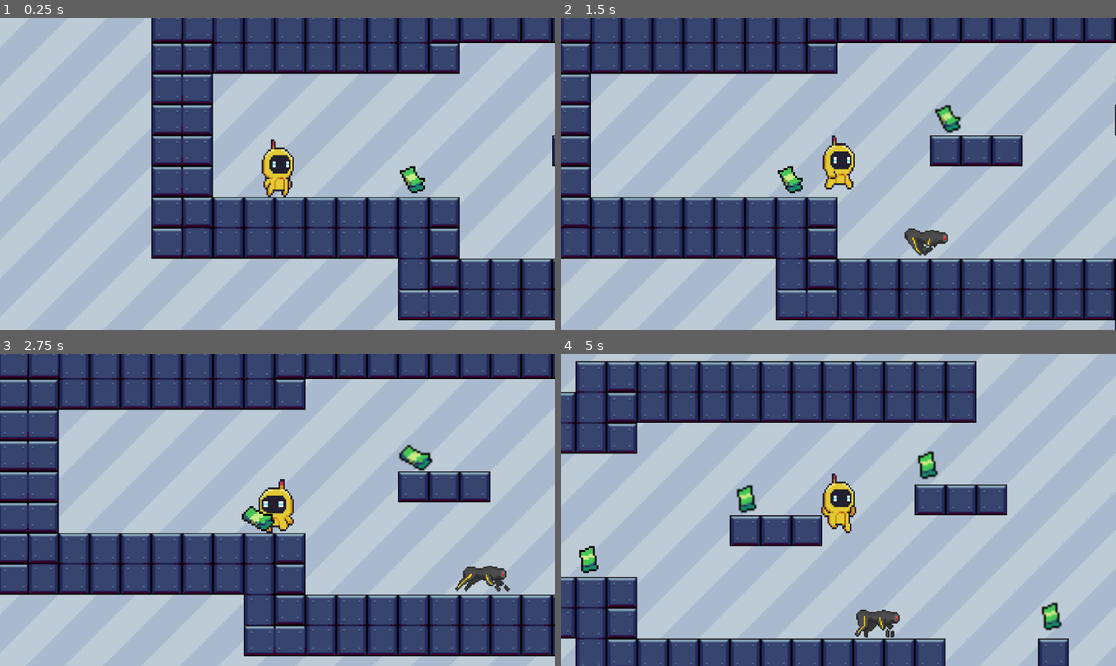
Above: before the commit, frames 1-4 (two rows, left to right).
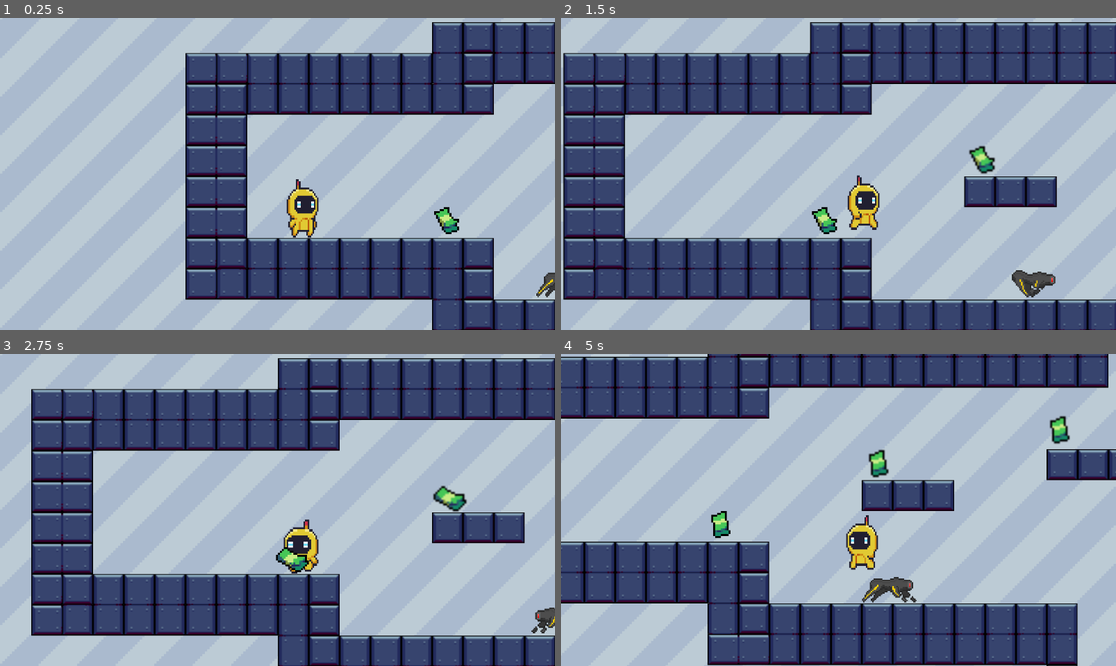
Above: after the commit, the same moments.

Repository: jmisidro/DDJD-PP
Game: Godot game, scene res://main.tscn
Two runs of this game, one before a commit and one after it. Both use one fixed random seed, a clock stepped at 60 frames per second and the inputs below.
Inputs:
- Up to frame 1 (0.25 s): no input
- Up to frame 2 (1.5 s): hold Right (right) from 0.53 s (still down); tap Space (jump) at 0.77 s
- Up to frame 3 (2.75 s): tap Space (jump) at 1.52 s; release Right (right) at 2.03 s; hold Left (left) from 2.03 s (still down)
- Up to frame 4 (5 s): release Left (left) at 2.78 s; hold Right (right) 2.78-4.28 s; tap Space (jump) at 3.02, 3.77, 4.52 s; hold Left (left) from 4.28 s (still down)

The runs differ from the first frame. In frame 1, 43% of the frame differs, in the area x 27-100%, y 0-100%; in frame 2, 55%; in frame 3, 57%, in the area x 0-100%, y 0-100%; in frame 4, 47%.

Commit message:
working on robodog movement

Diff:
--- a/artifact-odyssey/main.tscn
+++ b/artifact-odyssey/main.tscn
@@ -415,23 +415,24 @@
 
 [node name="TextureRect" type="TextureRect" parent="."]
 texture_filter = 1
-offset_left = -2879.0
-offset_top = -1311.0
-offset_right = -814.0
-offset_bottom = -174.0
+offset_left = -2878.0
+offset_top = -1364.0
+offset_right = -813.0
+offset_bottom = -227.0
 scale = Vector2(5, 5)
 texture = ExtResource("1_mekfi")
 stretch_mode = 1
 metadata/_edit_use_anchors_ = true
 
 [node name="Player" parent="." instance=ExtResource("1_stgxn")]
-position = Vector2(134, 272)
+position = Vector2(63, 183)
+scale = Vector2(0.995051, 1.00778)
 
 [node name="Camera2D" type="Camera2D" parent="Player"]
 position = Vector2(0, 1)
 
 [node name="RoboDob" parent="." instance=ExtResource("3_etafc")]
-position = Vector2(235, 1)
+position = Vector2(512, 320)
 
 [node name="TileMap" type="TileMap" parent="."]
 scale = Vector2(2, 2)
--- a/artifact-odyssey/scenes/main_character.tscn
+++ b/artifact-odyssey/scenes/main_character.tscn
@@ -204,11 +204,13 @@
 
 [node name="AnimatedSprite2D" type="AnimatedSprite2D" parent="."]
 texture_filter = 1
-position = Vector2(-1, -17)
+position = Vector2(51, 66)
 scale = Vector2(3.15624, 4.14257)
 sprite_frames = SubResource("SpriteFrames_o8x87")
 animation = &"idle"
 autoplay = "idle"
+flip_h = true
 
 [node name="CollisionShape2D" type="CollisionShape2D" parent="."]
+position = Vector2(52, 84)
 shape = SubResource("RectangleShape2D_7wum1")
--- a/artifact-odyssey/scenes/robo_dob.gd
+++ b/artifact-odyssey/scenes/robo_dob.gd
@@ -2,14 +2,15 @@
 
 @onready var animated_sprite_2d: AnimatedSprite2D = $AnimatedSprite2D
 @onready var ray_cast_2d: RayCast2D = $RayCast2D
+@onready var patrol_area: Area2D = $PatrolArea
 
 # Constants
 const SPEED = 150.0
-const PATROL_AREA = Vector2(200, 0) # Distance from the starting point to patrol
+const PATROL_AREA = Vector2(400, 0) # Distance from the starting point to patrol
 const CHASE_SPEED = 250.0
 
 # Variables
-var direction = -1 # 1 = right, -1 = left
+var direction = 1 # 1 = right, -1 = left
 var start_position
 var is_chasing = false
 var player = null
@@ -17,31 +18,45 @@
 # Called when the node is added to the scene
 func _ready() -> void:
 	start_position = position
-	ray_cast_2d.target_position = Vector2(-50, 0) # Facing Left
+	ray_cast_2d.target_position = Vector2(50, 0)  # Facing right
 	animated_sprite_2d.animation = "walking"
+	animated_sprite_2d.flip_h = true
 
 # Physics update
 func _physics_process(delta: float) -> void:
 	if is_chasing and player:
-		# Move directly towards the player's X position
-		if player.position.x < position.x:
-			velocity.x = -CHASE_SPEED  # Move Left
-			animated_sprite_2d.flip_h = false
+		# Calculate distance to player on the X axis
+		var playerRight = player.position - position
+
+		# Move towards the player based on their position
+		if playerRight.x > 0:
+			# Move to the right, but check patrol limits
+			if position.x < start_position.x + PATROL_AREA.x:
+				velocity.x = CHASE_SPEED
+				animated_sprite_2d.flip_h = true
+			else:
+				velocity.x = 0  # Stop if at the patrol limit
 		else:
-			velocity.x = CHASE_SPEED  # Move Right
-			animated_sprite_2d.flip_h = true
+			# Move to the left, but check patrol limits
+			if position.x > start_position.x - PATROL_AREA.x:
+				velocity.x = -CHASE_SPEED
+				animated_sprite_2d.flip_h = false
+			else:
+				velocity.x = 0  # Stop if at the patrol limit
 
+	# Patrol between the defined area if not chasing
 	else:
-		# Patrol between the defined area
 		velocity.x = direction * SPEED
 
-		if position.x > start_position.x + PATROL_AREA.x:
-			# Move to the left
+		# Check if the enemy is within the patrol area limits
+		if position.x >= start_position.x + PATROL_AREA.x:  # Reached the right limit
+			# Change direction to move left
 			direction = -1
 			animated_sprite_2d.flip_h = false
 			ray_cast_2d.target_position = Vector2(-PATROL_AREA.x, 0)  # Pointing Left
-		elif position.x < start_position.x - PATROL_AREA.x:
-			# Move to the right
+
+		elif position.x <= start_position.x - PATROL_AREA.x:  # Reached the left limit
+			# Change direction to move right
 			direction = 1
 			animated_sprite_2d.flip_h = true
 			ray_cast_2d.target_position = Vector2(PATROL_AREA.x, 0)  # Pointing Right
--- a/artifact-odyssey/scenes/robo_dob.tscn
+++ b/artifact-odyssey/scenes/robo_dob.tscn
@@ -128,7 +128,7 @@
 }]
 
 [sub_resource type="RectangleShape2D" id="RectangleShape2D_gw333"]
-size = Vector2(98, 61)
+size = Vector2(101, 61)
 
 [sub_resource type="RectangleShape2D" id="RectangleShape2D_e1quh"]
 size = Vector2(638, 63)
@@ -138,7 +138,7 @@
 
 [node name="AnimatedSprite2D" type="AnimatedSprite2D" parent="."]
 texture_filter = 1
-position = Vector2(620, 403)
+position = Vector2(85, 86)
 scale = Vector2(2.64453, 2.64453)
 sprite_frames = SubResource("SpriteFrames_cbl2x")
 animation = &"walking"
@@ -146,16 +146,17 @@
 frame_progress = 0.0603635
 
 [node name="CollisionShape2D" type="CollisionShape2D" parent="."]
-position = Vector2(596, 415.5)
+position = Vector2(53.5, 94)
 shape = SubResource("RectangleShape2D_gw333")
 
-[node name="Area2D" type="Area2D" parent="."]
+[node name="PatrolArea" type="Area2D" parent="."]
 
-[node name="CollisionShape2D" type="CollisionShape2D" parent="Area2D"]
-position = Vector2(595, 415.5)
+[node name="CollisionShape2D" type="CollisionShape2D" parent="PatrolArea"]
+position = Vector2(320, 95)
+scale = Vector2(1.00553, 1)
 shape = SubResource("RectangleShape2D_e1quh")
 
 [node name="RayCast2D" type="RayCast2D" parent="."]
 
-[connection signal="body_entered" from="Area2D" to="." method="_on_Area2D_body_entered"]
-[connection signal="body_exited" from="Area2D" to="." method="_on_Area2D_body_exited"]
+[connection signal="body_entered" from="PatrolArea" to="." method="_on_Area2D_body_entered"]
+[connection signal="body_exited" from="PatrolArea" to="." method="_on_Area2D_body_exited"]
